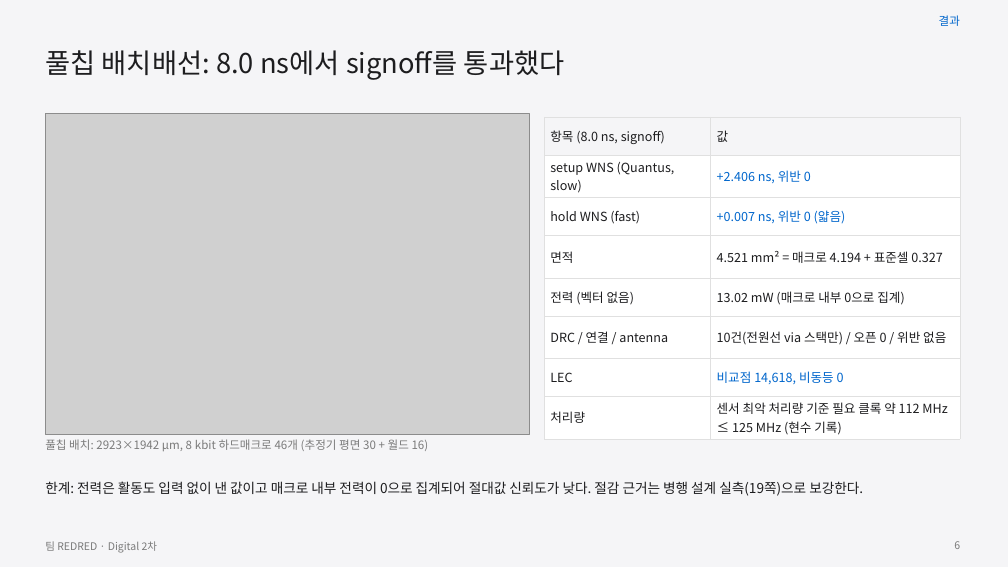
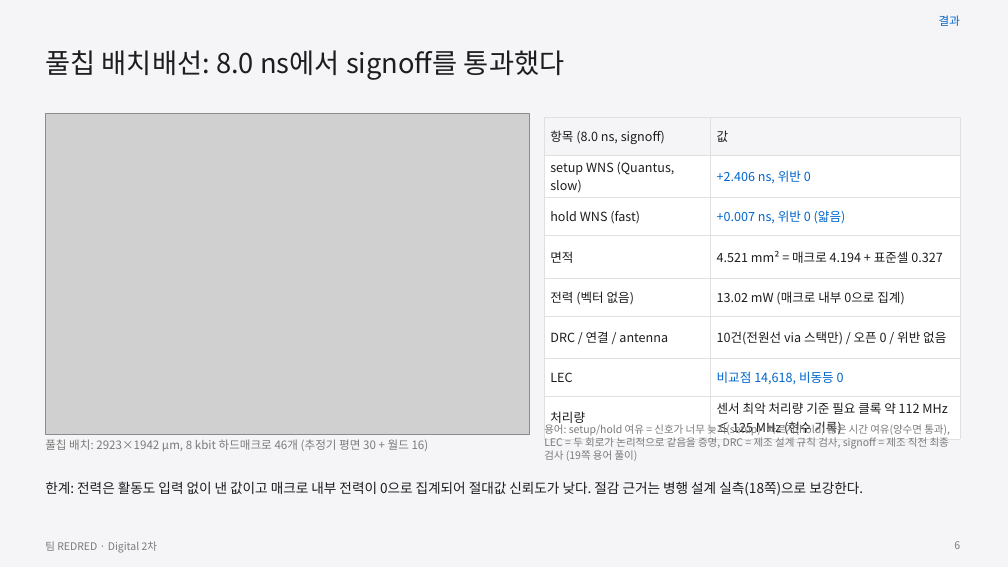
Before and after one commit to GangHeeJo/AI-SEMI, a slide deck: slide 6 of submission/REDRED_2차_발표자료_칩S.pptx. Drawn at 1008x567 pixels with LibreOffice and Linux fonts; fonts in the diff are those of the drawing; grey boxes stand for pictures. Boxes give left, top, right and bottom in pixels: in the first picture for what was removed or moved away, otherwise in the second. Text is boxed around its words. In the diff, an @@ line names an element or a change of style, - is before the commit and + after.

```diff
--- a/submission/REDRED_2차_발표자료_칩S.pptx
+++ b/submission/REDRED_2차_발표자료_칩S.pptx
@@ text added at [544,423,950,461], 10 pt, text #7A7A7A @@
+용어: setup/hold 여유 = 신호가 너무 늦지(setup)·빠르지(hold) 않은 시간 여유(양수면 통과), LEC = 두 회로가 논리적으로 같음을 증명, DRC = 제조 설계 규칙 검사, signoff = 제조 직전 최종 검사 (19쪽 용어 풀이)
@@ text at [45,481,863,496]: text changed @@
-한계: 전력은 활동도 입력 없이 낸 값이고 매크로 내부 전력이 0으로 집계되어 절대값 신뢰도가 낮다. 절감 근거는 병행 설계 실측(19쪽)으로 보강한다.
+한계: 전력은 활동도 입력 없이 낸 값이고 매크로 내부 전력이 0으로 집계되어 절대값 신뢰도가 낮다. 절감 근거는 병행 설계 실측(18쪽)으로 보강한다.
```
Also in this commit, not shown: 11 other slides changed, 1 slide added, 1 slide removed, 4 other files.
